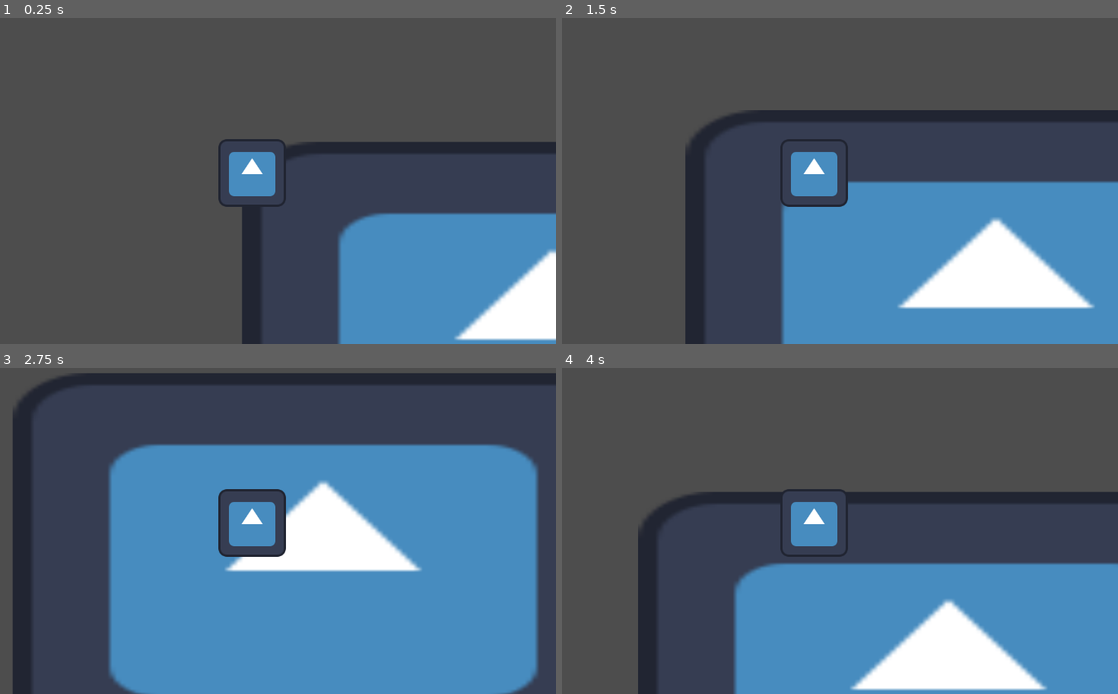
Above: before the commit, frames 1-4 (two rows, left to right).
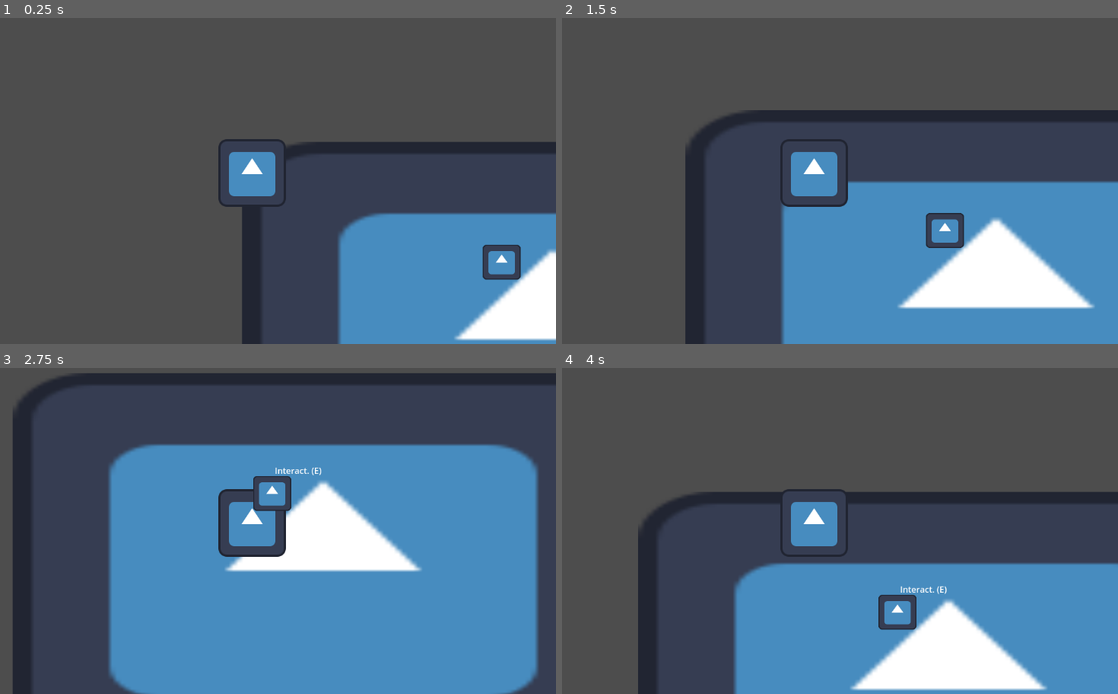
Above: after the commit, the same moments.

Repository: LitaDev-nsfw/gmtk25
Game: Godot game, scene res://scenes/level.tscn
Same seed, same stepped clock (60 frames per second), same inputs: the game is played once before the commit and once after it. The engine's default icon, where the game draws it, is replaced by a stand-in: a white triangle on a blue panel in a dark square.
Inputs:
- Up to frame 1 (0.25 s): no input
- Up to frame 2 (1.5 s): tap Enter at 0.5 s; hold Right (ui_right) 0.53-1.28 s; hold E (interact, bound only after the commit) 0.53-1.28 s; hold Down (ui_down) from 1.28 s (still down); tap E (interact, bound only after the commit) at 1.35 s
- Up to frame 3 (2.75 s): release Down (ui_down) at 2.03 s; hold Right (ui_right) from 2.03 s (still down); hold E (interact, bound only after the commit) from 2.03 s (still down)
- Up to frame 4 (4 s): release Right (ui_right) at 2.78 s; release E (interact, bound only after the commit) at 2.78 s; hold Up (ui_up) 2.78-3.53 s; tap E (interact, bound only after the commit) at 2.85 s; hold Left (ui_left) from 3.53 s (still down); hold E (interact, bound only after the commit) from 3.53 s (still down)

The runs differ from the first frame. In frame 1, 0.4% of the frame differs, in the area x 86-94%, y 69-81%; in frame 2, 0.4%; in frame 3, 0.6%, in the area x 45-58%, y 30-44%; in frame 4, 0.5%.

Commit message:
added component interaction

Diff:
--- a/gmtk25/player.gd
+++ b/gmtk25/player.gd
@@ -3,9 +3,6 @@
 const SPEED = 300.0
 
 func _physics_process(delta: float) -> void:
-
-	# Get the input direction and handle the movement/deceleration.
-	# As good practice, you should replace UI actions with custom gameplay actions.
 	var direction := Input.get_axis("ui_left", "ui_right")
 	var direction_y := Input.get_axis("ui_up", "ui_down")
 
@@ -23,7 +20,6 @@
 	else:
 		velocity.y = move_toward(velocity.y, 0, SPEED)
 
-
 	move_and_slide()
 
 func _on_area_2d_area_entered(area: Area2D) -> void:
--- a/gmtk25/project.godot
+++ b/gmtk25/project.godot
@@ -14,3 +14,11 @@
 run/main_scene="uid://cxm1ciglp7qh0"
 config/features=PackedStringArray("4.4", "Forward Plus")
 config/icon="res://icon.svg"
+
+[input]
+
+interact={
+"deadzone": 0.2,
+"events": [Object(InputEventKey,"resource_local_to_scene":false,"resource_name":"","device":-1,"window_id":0,"alt_pressed":false,"shift_pressed":false,"ctrl_pressed":false,"meta_pressed":false,"pressed":false,"keycode":0,"physical_keycode":69,"key_label":0,"unicode":101,"location":0,"echo":false,"script":null)
+]
+}
--- /dev/null
+++ b/gmtk25/scenes/collision_component.tscn
@@ -0,0 +1,19 @@
+[gd_scene load_steps=3 format=3 uid="uid://d3apiw34m0up3"]
+
+[ext_resource type="Script" uid="uid://beud8guf1hd1w" path="res://scripts/collision_component.gd" id="1_or7wo"]
+
+[sub_resource type="RectangleShape2D" id="RectangleShape2D_g7ot4"]
+size = Vector2(207, 100)
+
+[node name="CollisionComponent" type="Area2D"]
+script = ExtResource("1_or7wo")
+
+[node name="CollisionShape2D" type="CollisionShape2D" parent="."]
+position = Vector2(1, 0)
+shape = SubResource("RectangleShape2D_g7ot4")
+
+[node name="Label" type="Label" parent="."]
+offset_top = -49.0
+offset_right = 89.0
+offset_bottom = -26.0
+text = "Interact. (E)"
--- a/gmtk25/scenes/level.tscn
+++ b/gmtk25/scenes/level.tscn
@@ -3,8 +3,7 @@
 [ext_resource type="Texture2D" uid="uid://uaifruwo5cx0" path="res://icon.svg" id="1_2q6dc"]
 [ext_resource type="Script" uid="uid://2brnat7foo8u" path="res://scripts/level.gd" id="1_w7c3h"]
 [ext_resource type="PackedScene" uid="uid://hbhc16eqvpv2" path="res://scenes/player.tscn" id="3_w8frs"]
-
-[sub_resource type="RectangleShape2D" id="RectangleShape2D_w8frs"]
+[ext_resource type="PackedScene" uid="uid://d3apiw34m0up3" path="res://scenes/collision_component.tscn" id="4_mx8sn"]
 
 [node name="Level" type="Node2D"]
 script = ExtResource("1_w7c3h")
@@ -16,9 +15,12 @@
 
 [node name="Player" parent="." instance=ExtResource("3_w8frs")]
 
-[node name="Puzzle" type="Area2D" parent="."]
+[node name="Node2D" type="Node2D" parent="."]
 position = Vector2(478, 163)
 
-[node name="CollisionShape2D" type="CollisionShape2D" parent="Puzzle"]
-scale = Vector2(8.50666, 8.76057)
-shape = SubResource("RectangleShape2D_w8frs")
+[node name="CollisionComponent" parent="Node2D" instance=ExtResource("4_mx8sn")]
+
+[node name="Sprite2D" type="Sprite2D" parent="Node2D"]
+position = Vector2(-5, 6)
+scale = Vector2(0.568306, 0.521752)
+texture = ExtResource("1_2q6dc")
--- /dev/null
+++ b/gmtk25/scripts/collision_component.gd
@@ -0,0 +1,16 @@
+extends Area2D
+
+@onready var label: Label = $Label
+
+func _ready() -> void:
+	label.visible = false
+
+func _process(delta: float) -> void:
+	if has_overlapping_areas():
+		label.visible = true
+	else:
+		label.visible = false
+
+func _input(event: InputEvent) -> void:
+	if label.visible and event.is_action_pressed("interact"):
+		print("interact!")
Not shown, added: gmtk25/scripts/collision_component.gd.uid
